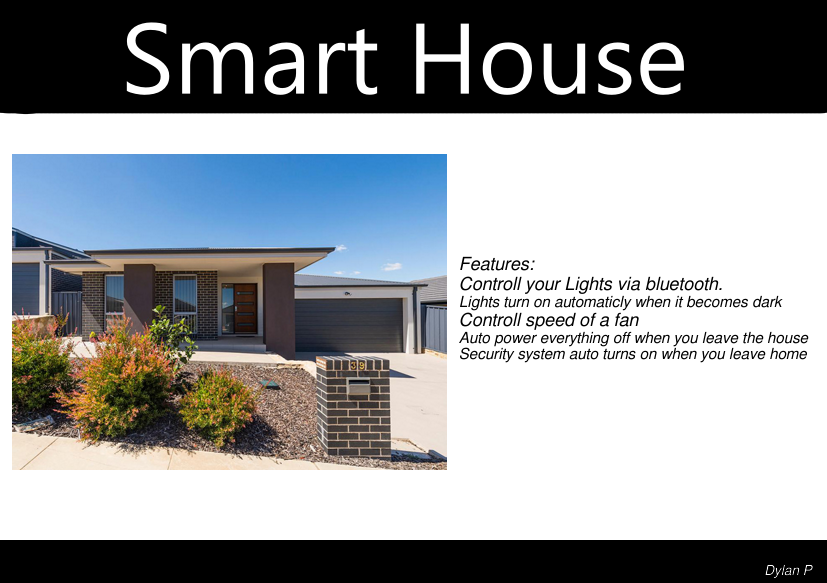
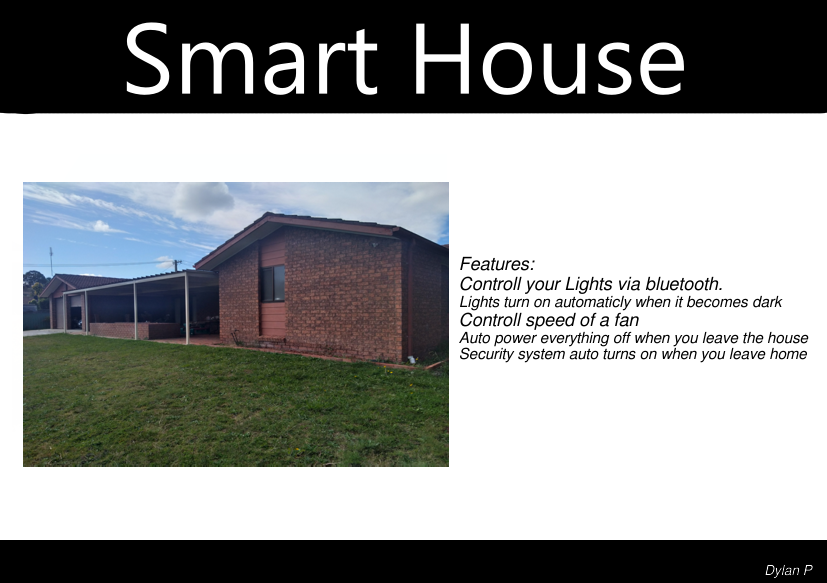
Revision of a layered 827x583 image; what changed, layer by layer:
added layer "Layer 3(pasted)" above "Main Content" over box(23, 182, 449, 467)
painted on "Main Content" over box(12, 154, 449, 470)
